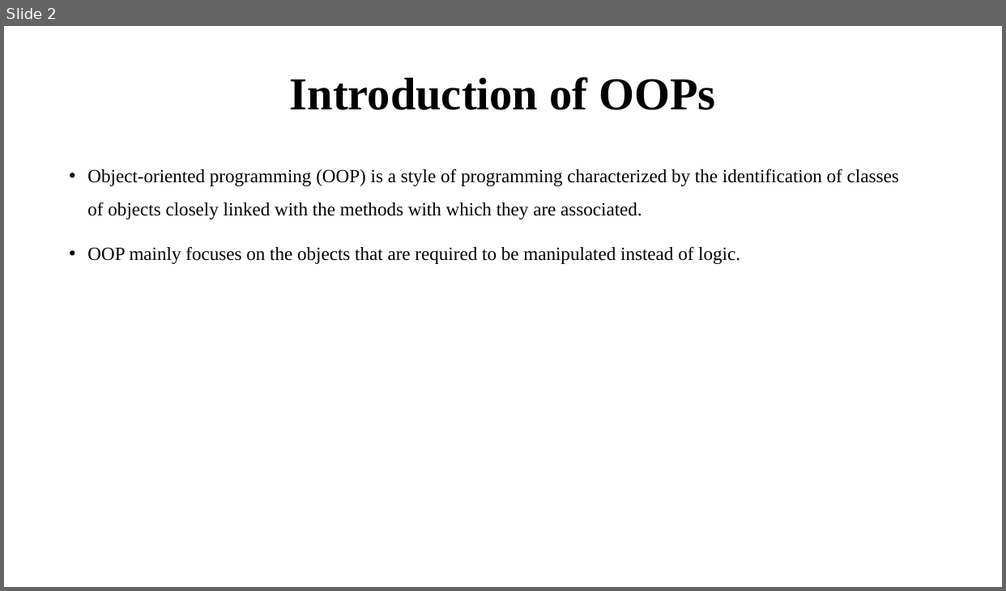
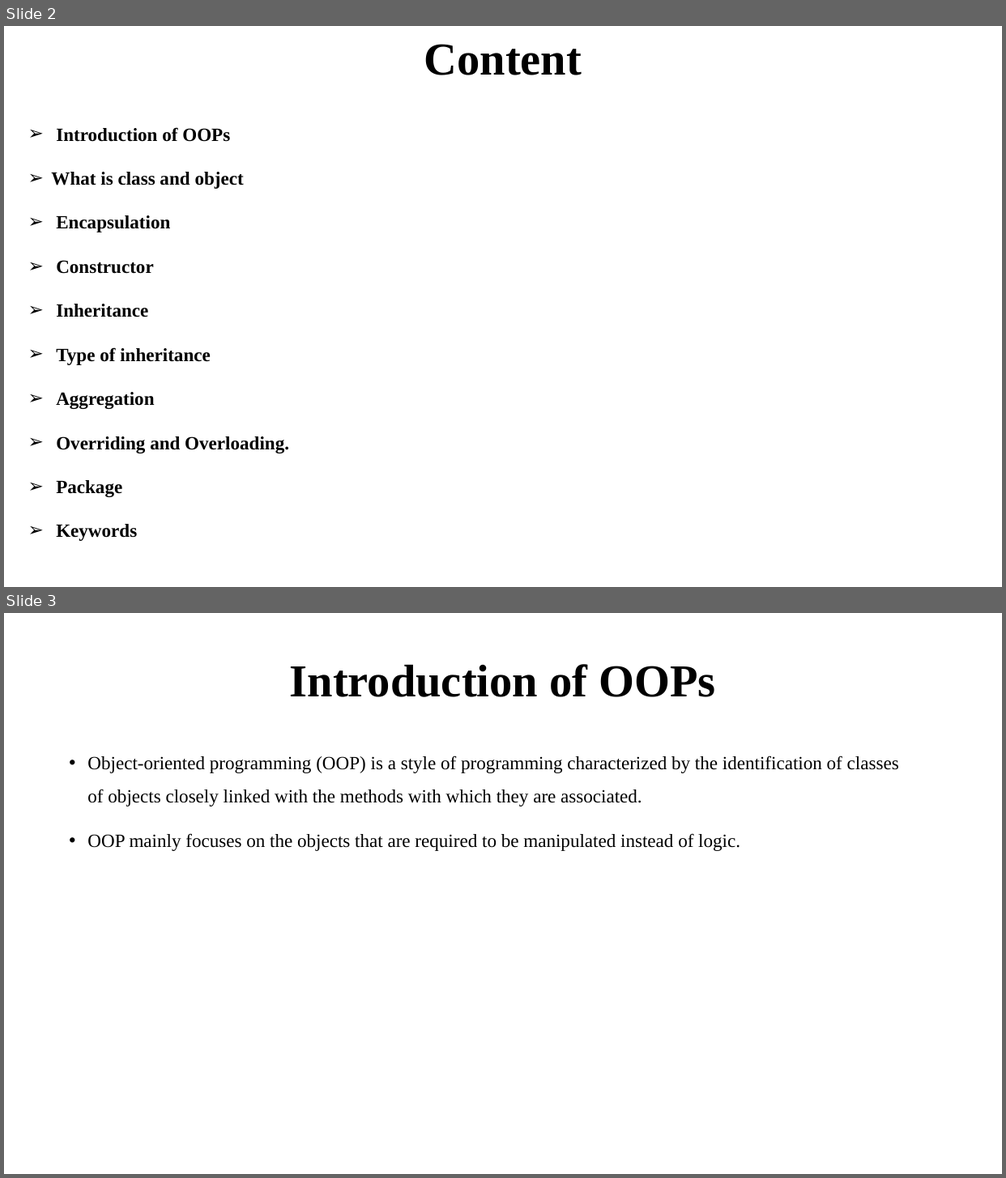
Before and after one commit to amitsharma7565/Core_and_Advance_Java, a slide deck: oops.pptx. Shown one above the other, each under a label of ours: slide 2 before the commit, slides 2 and 3 after it. The pictures are 1006x591 and 1006x1178 pixels, drawn with LibreOffice and Linux fonts; fonts in the diff are those of the drawing. Boxes give left, top, right and bottom in pixels: in the first picture for what was removed or moved away, otherwise in the second. Text is boxed around its words. In the diff, an @@ line names an element or a change of style, - is before the commit and + after.

```diff
--- a/oops.pptx
+++ b/oops.pptx
@@ slide 2 added at bbox=[4, 26, 1002, 587], background #FFFFFF @@
@@ title added at bbox=[424, 44, 582, 75], 44 pt, text #000000, bold @@
+Content
@@ subtitle added at bbox=[51, 127, 289, 541], 18 pt, text #000000, bold @@
+➢ Introduction of OOPs
+➢ What is class and object
+➢ Encapsulation
+➢ Constructor
+➢ Inheritance
+➢ Type of inheritance
+➢ Aggregation
+➢ Overriding and Overloading.
+➢ Package
+➢ Keywords
@@ what was slide 2 is now slide 3 @@
```
Also in this commit, not shown: 3 slides changed, 26 other slides added, 5 slides removed, 3 other files.
